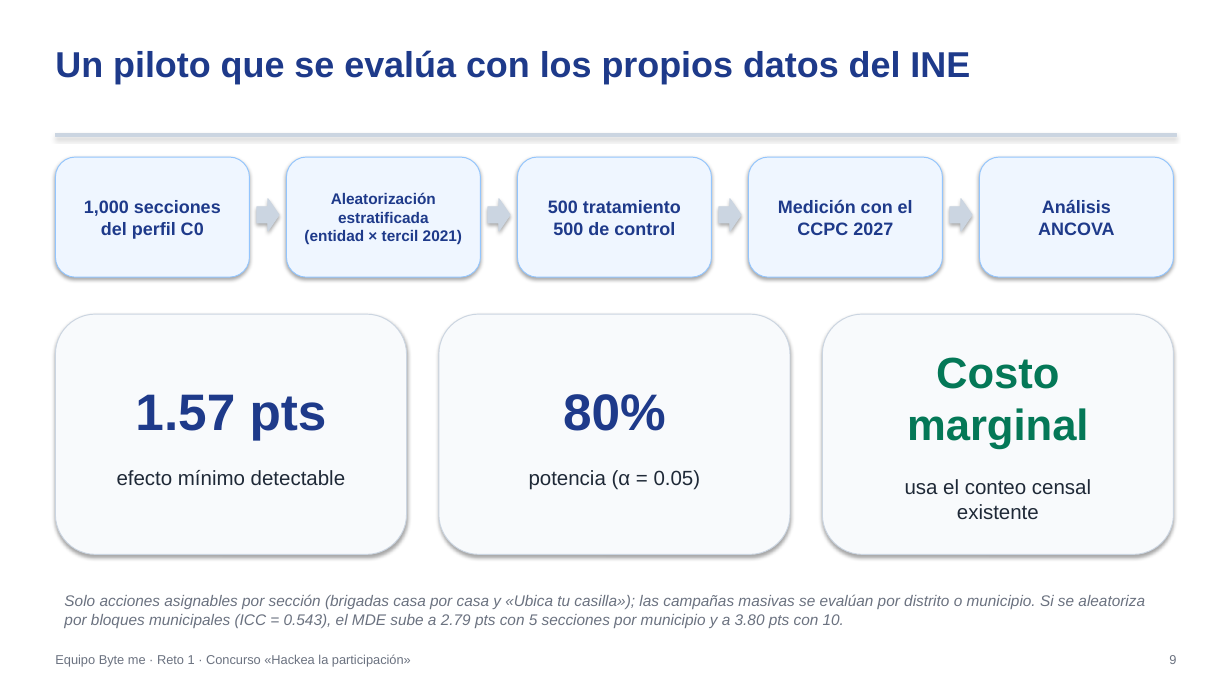
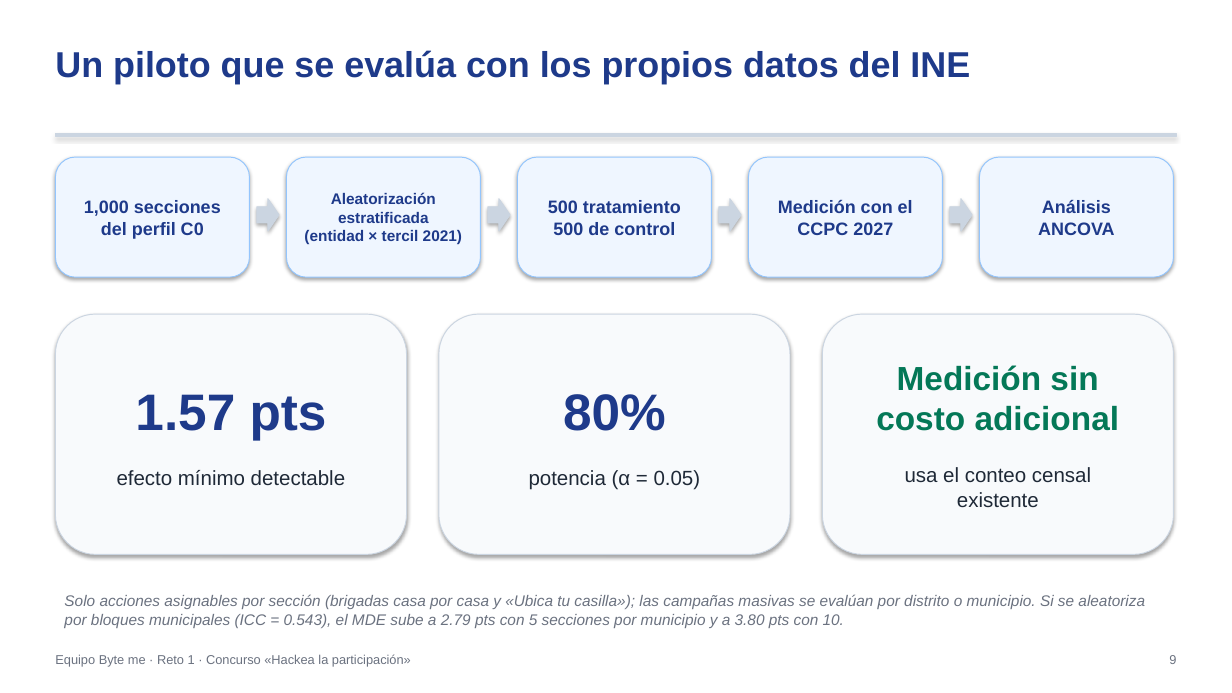
Before and after one commit to Johanan1113/Hackaton_INE_byte_me, a slide deck: slide 9 of outputs/entregables/Presentacion_Ejecutiva_ByteMe.pptx. Drawn at 1232x693 pixels with LibreOffice and Linux fonts; fonts in the diff are those of the drawing. Boxes give left, top, right and bottom in pixels: in the first picture for what was removed or moved away, otherwise in the second. Text is boxed around its words. In the diff, an @@ line names an element or a change of style, - is before the commit and + after.

```diff
--- a/outputs/entregables/Presentacion_Ejecutiva_ByteMe.pptx
+++ b/outputs/entregables/Presentacion_Ejecutiva_ByteMe.pptx
@@ text in rounded rectangle at (876, 365, 1120, 431): text changed; size 34 to 26 pt @@
-Costo marginal
+Medición sin costo adicional
```
Also in this commit, not shown: 6 other slides changed, 18 other files.
